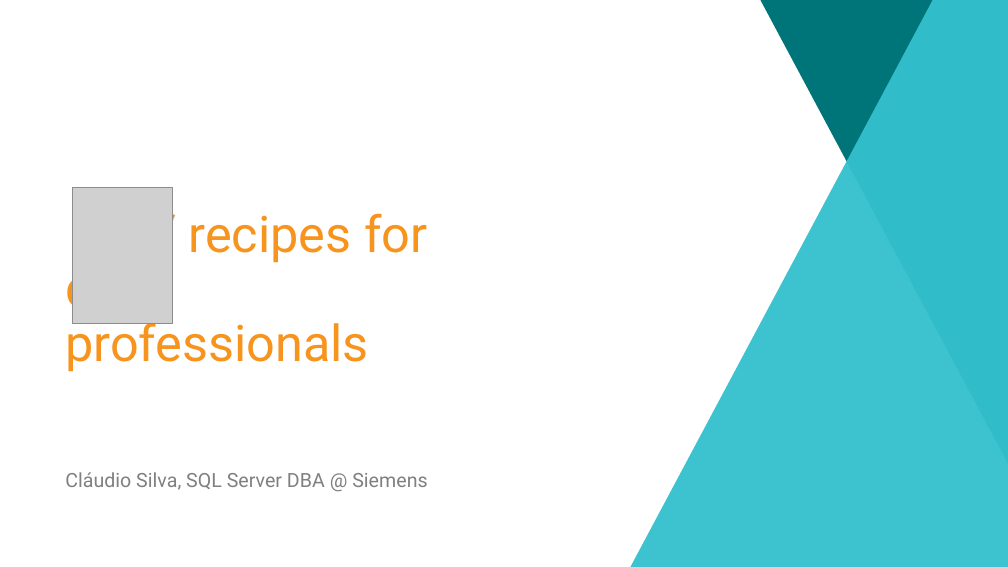
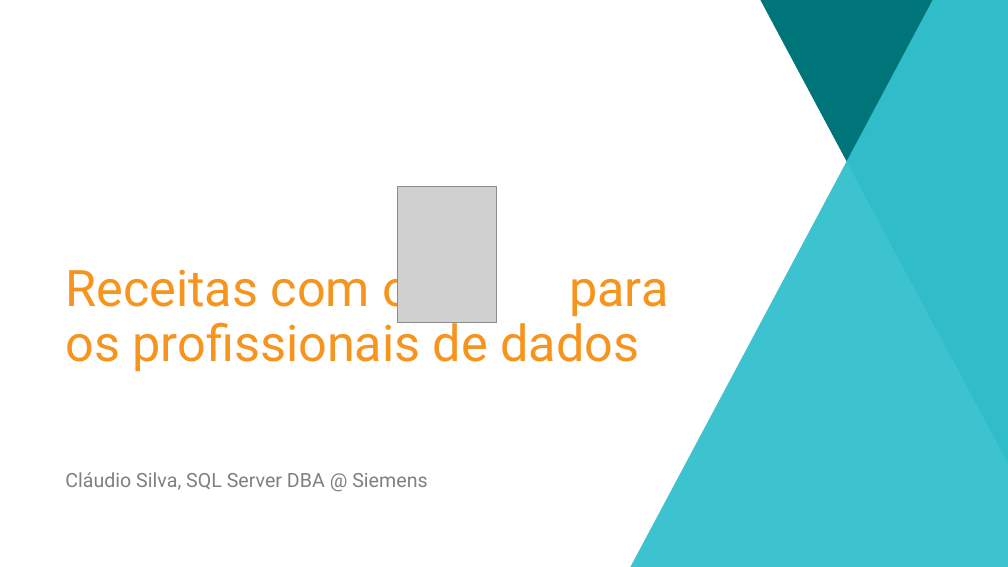
Before and after one commit to ClaudioESSilva/SQLServer-PowerShell, a slide deck: slide 1 of Presentations/PASS Marathon Portuguese 2020/dbatools' recipes for data professionals.pptx. Drawn at 1008x567 pixels with LibreOffice and Linux fonts; fonts in the diff are those of the drawing; grey boxes stand for pictures; background and template pictures are left out. Boxes give left, top, right and bottom in pixels: in the first picture for what was removed or moved away, otherwise in the second. Text is boxed around its words. In the diff, an @@ line names an element or a change of style, - is before the commit and + after.

Commit message:
Fix title

```diff
--- a/Presentations/PASS Marathon Portuguese 2020/dbatools' recipes for data professionals.pptx
+++ b/Presentations/PASS Marathon Portuguese 2020/dbatools' recipes for data professionals.pptx
@@ picture: place and size @@
-picture at box(73, 187, 172, 325)
+picture at box(397, 186, 497, 324)
@@ text at box(65, 260, 668, 372): text changed @@
-‘ recipes for data professionals
+Receitas com o para os profissionais de dados
```
